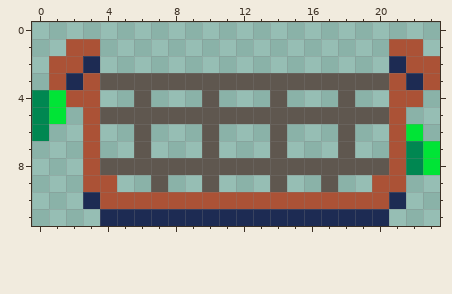
File history of a pixel-art sprite, assets/basket/basket.png. Above is the file before it was changed.
The file is 24x12 pixels.
The result:
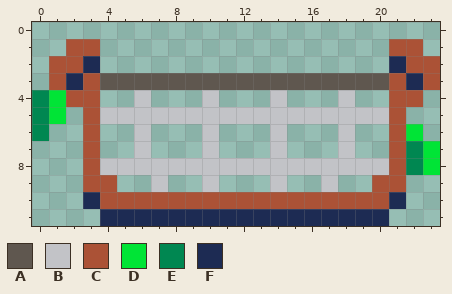
Palette (. is transparent): A #5f574f  B #c2c3c7  C #ab5236  D #00e436  E #008751  F #1d2b53
Edits made:
y 4: x 6 A -> B; x 10 A -> B; x 14 A -> B; x 18 A -> B
y 5: x 4..20 AAAAAAAAAAAAAAAAA -> BBBBBBBBBBBBBBBBB
y 6..7: x 6 A -> B; x 10 A -> B; x 14 A -> B; x 18 A -> B
y 8: x 4..20 AAAAAAAAAAAAAAAAA -> BBBBBBBBBBBBBBBBB
y 9: x 7 A -> B; x 10 A -> B; x 14 A -> B; x 17 A -> B
Pixel boxes of the changes (left, top, right, bottom) in both pictures:
changed: (100, 90, 389, 192)
